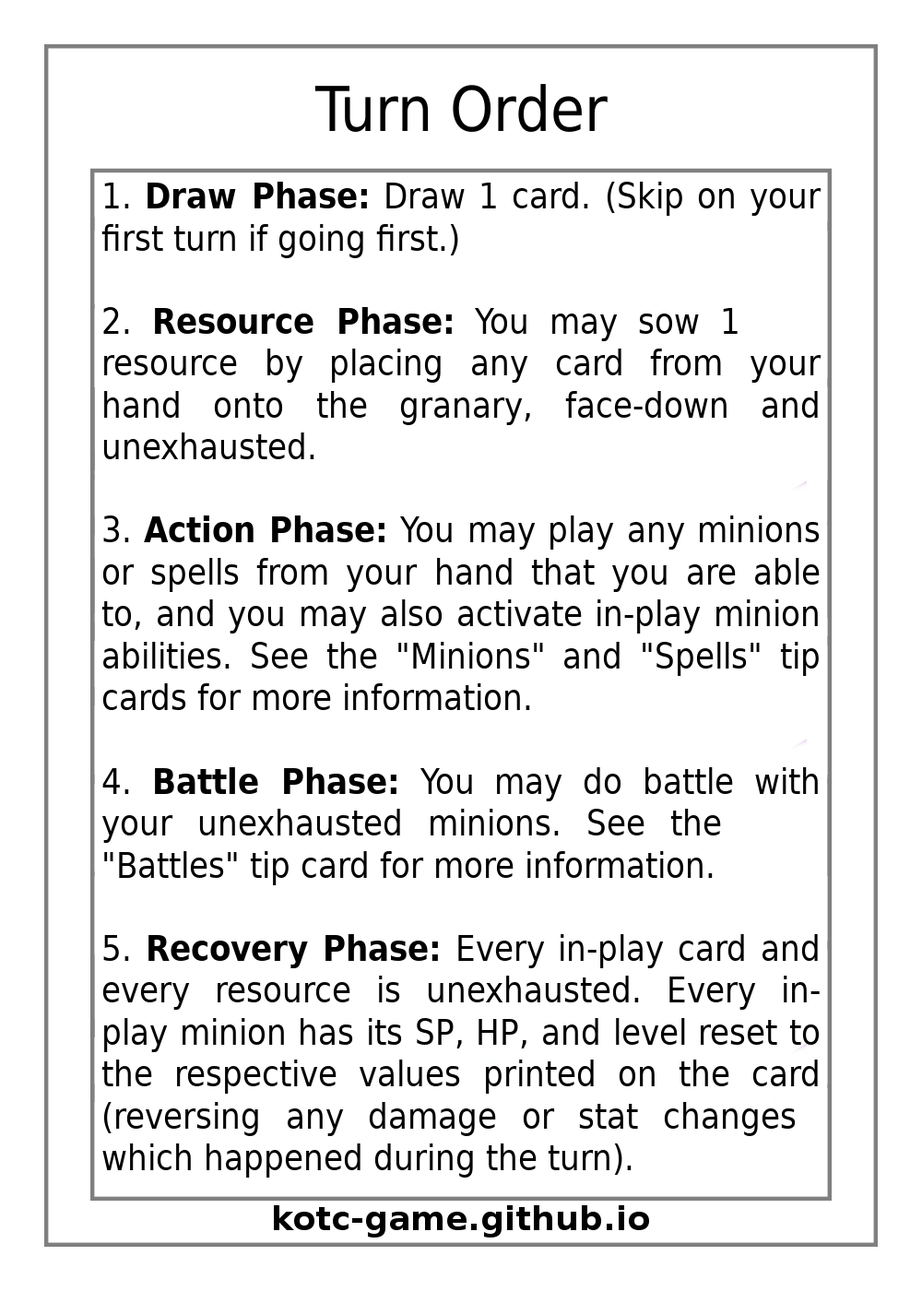
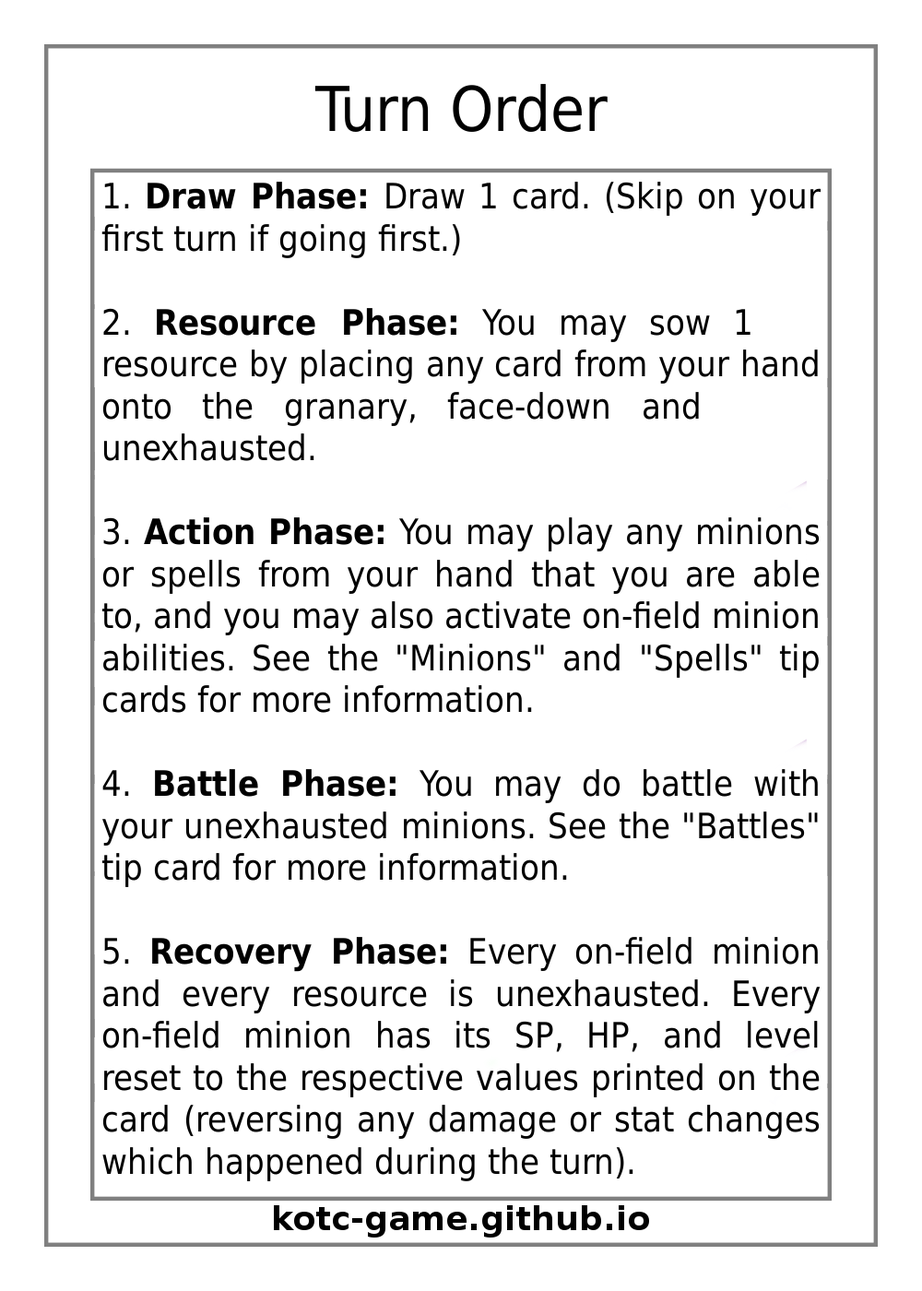
Before/after of a w=922, h=1291 layered artwork. What changed in the layer stack:
painted on "Effect Text" over <box>101,181,822,1182</box>
